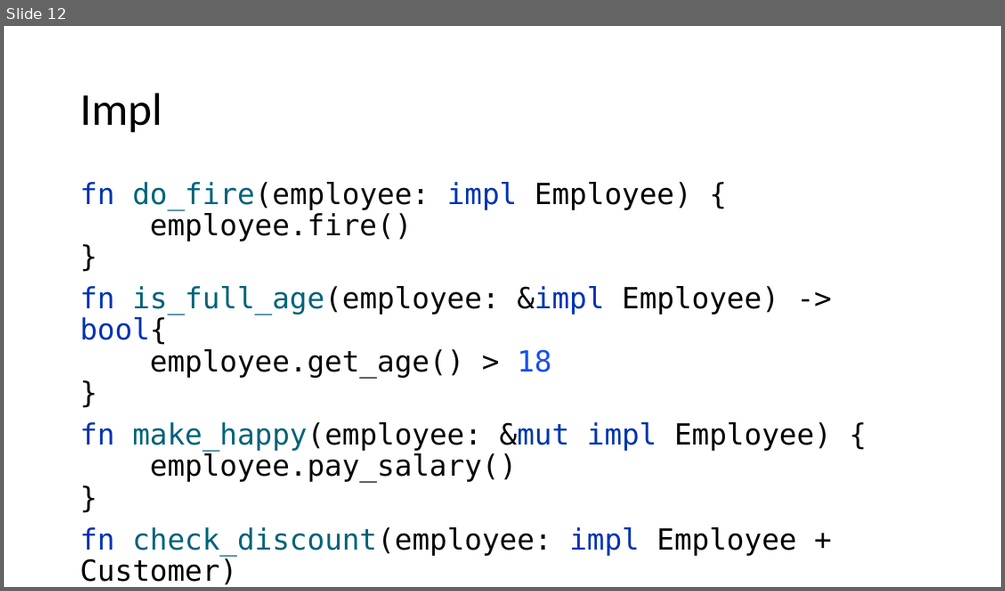
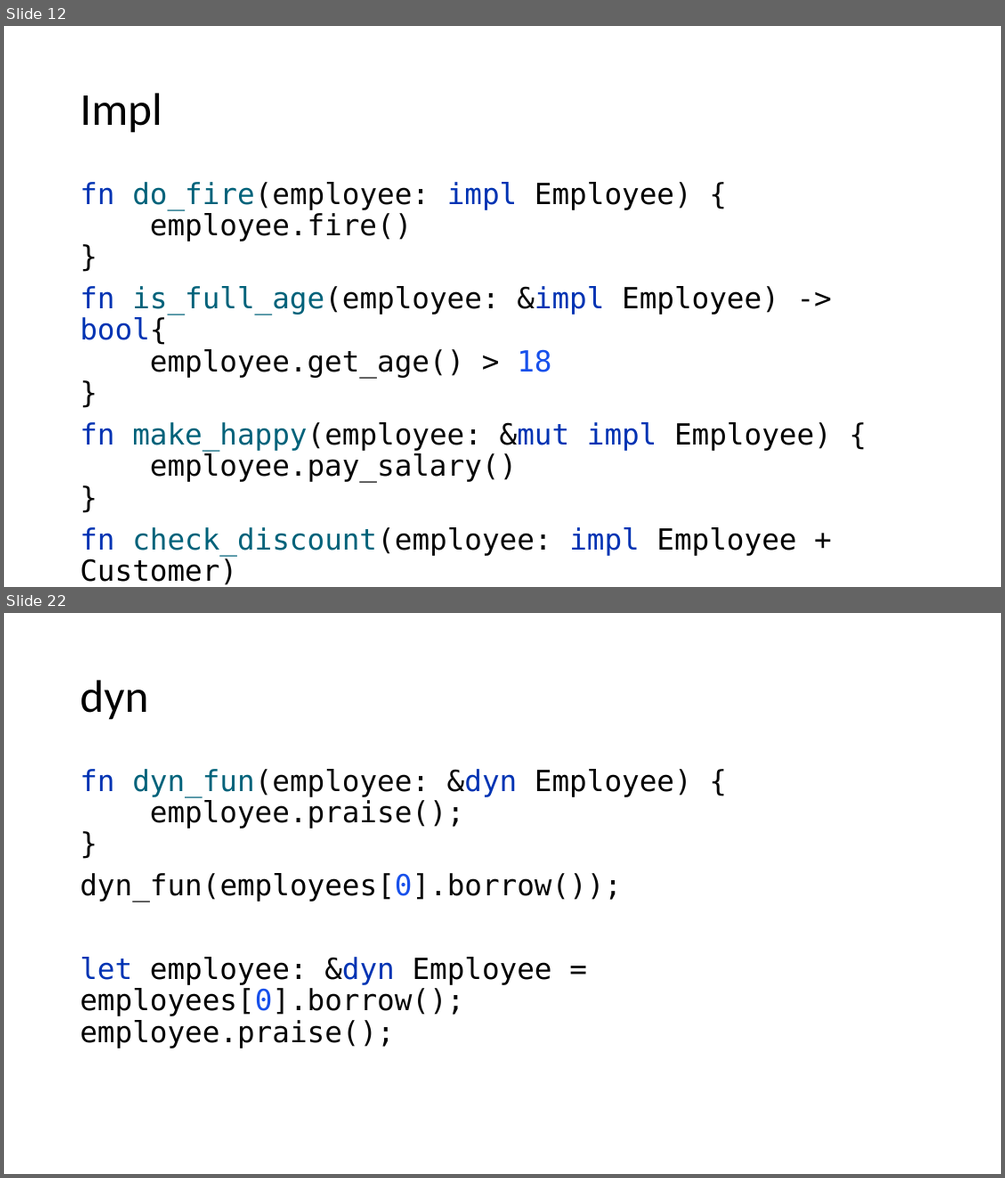
Before and after one commit to kugushev/course-rust-basics, a slide deck: src/06-OopFp/06-OopFp.pptx. Shown one above the other, each under a label of ours: slide 12 before the commit, slides 12 and 22 after it; the slides between them are not shown. The pictures are 1005x591 and 1005x1178 pixels, drawn with LibreOffice and Linux fonts; fonts in the diff are those of the drawing. Boxes give left, top, right and bottom in pixels: in the first picture for what was removed or moved away, otherwise in the second. Text is boxed around its words. In the diff, an @@ line names an element or a change of style, - is before the commit and + after.

```diff
--- a/src/06-OopFp/06-OopFp.pptx
+++ b/src/06-OopFp/06-OopFp.pptx
@@ slide 22 added at <box>4,613,1001,1174</box>, background #FFFFFF @@
@@ title added at <box>80,680,148,720</box>, 44 pt, text #000000 @@
+dyn
@@ text added at <box>80,769,692,1048</box>, 28 pt, text #080808 @@
+fn dyn_fun(employee: &dyn Employee) {
+employee.praise();
+}
+dyn_fun(employees[0].borrow());
+let employee: &dyn Employee = employees[0].borrow();
+employee.praise();
```
Also in this commit, not shown: 2 slides changed, 10 other slides added, 1 other file.
